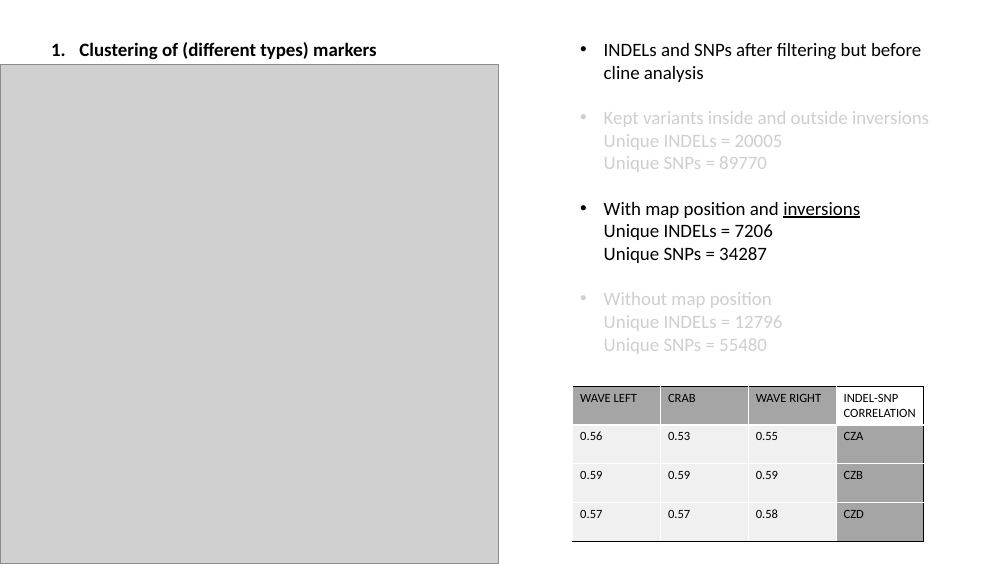
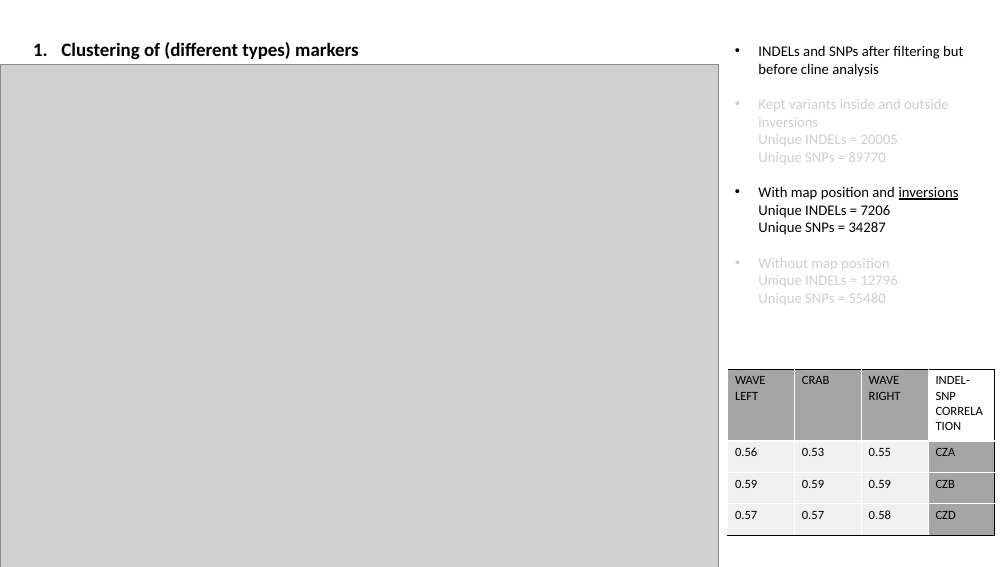
Before and after one commit to sam0per/Littorina_saxatilis_short_variants, a slide deck: slide 3 of short_genetic_variants/docs/short_indels_v02.pptx. Drawn at 1008x567 pixels with LibreOffice and Linux fonts; fonts in the diff are those of the drawing; grey boxes stand for pictures. Boxes give left, top, right and bottom in pixels: in the first picture for what was removed or moved away, otherwise in the second. Text is boxed around its words. In the diff, an @@ line names an element or a change of style, - is before the commit and + after.

Commit message:
permute marker density

```diff
--- a/short_genetic_variants/docs/short_indels_v02.pptx
+++ b/short_genetic_variants/docs/short_indels_v02.pptx
@@ text "Clustering of (different types) markers": place and size @@
-text "Clustering of (different types) markers" at (79, 42, 376, 60)
+text "Clustering of (different types) markers" at (61, 42, 358, 60)
@@ text "INDELs and SNPs after filtering ...": place and size @@
-text "INDELs and SNPs after filtering ..." at (604, 43, 929, 354)
+text "INDELs and SNPs after filtering ..." at (758, 45, 963, 303)
@@ text "INDELs and SNPs after filtering ..." at (758, 45, 963, 303): size 18 to 14 pt @@
@@ picture: place and size @@
-picture at (0, 64, 499, 563)
+picture at (0, 64, 718, 567)
@@ table: place and size @@
-table at (572, 386, 923, 541)
+table at (727, 369, 994, 535)
```
Also in this commit, not shown: 6 other files.
